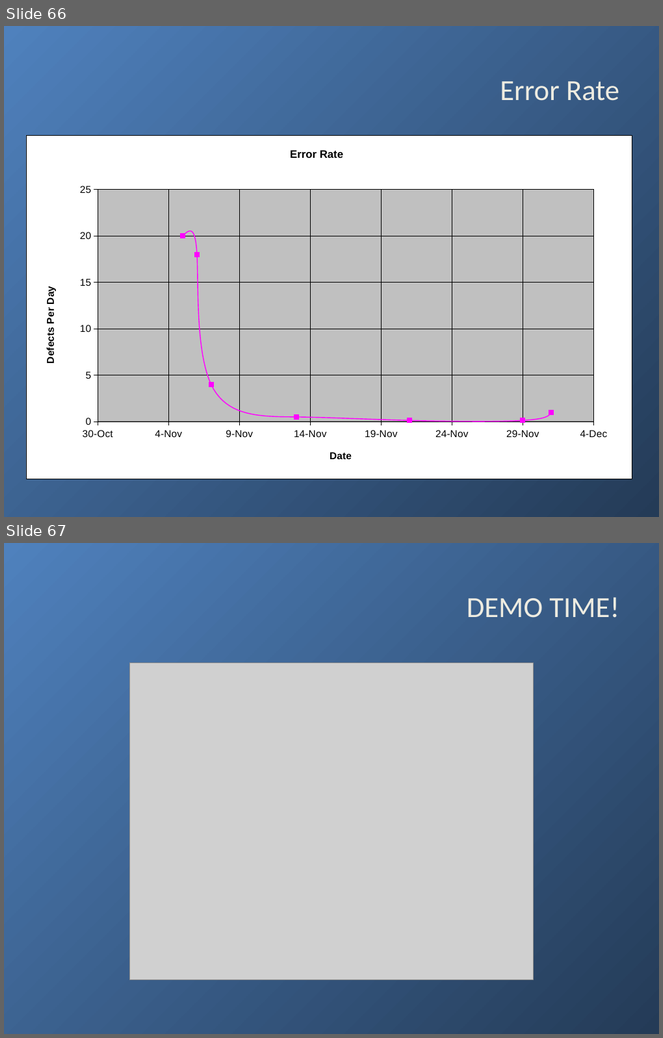
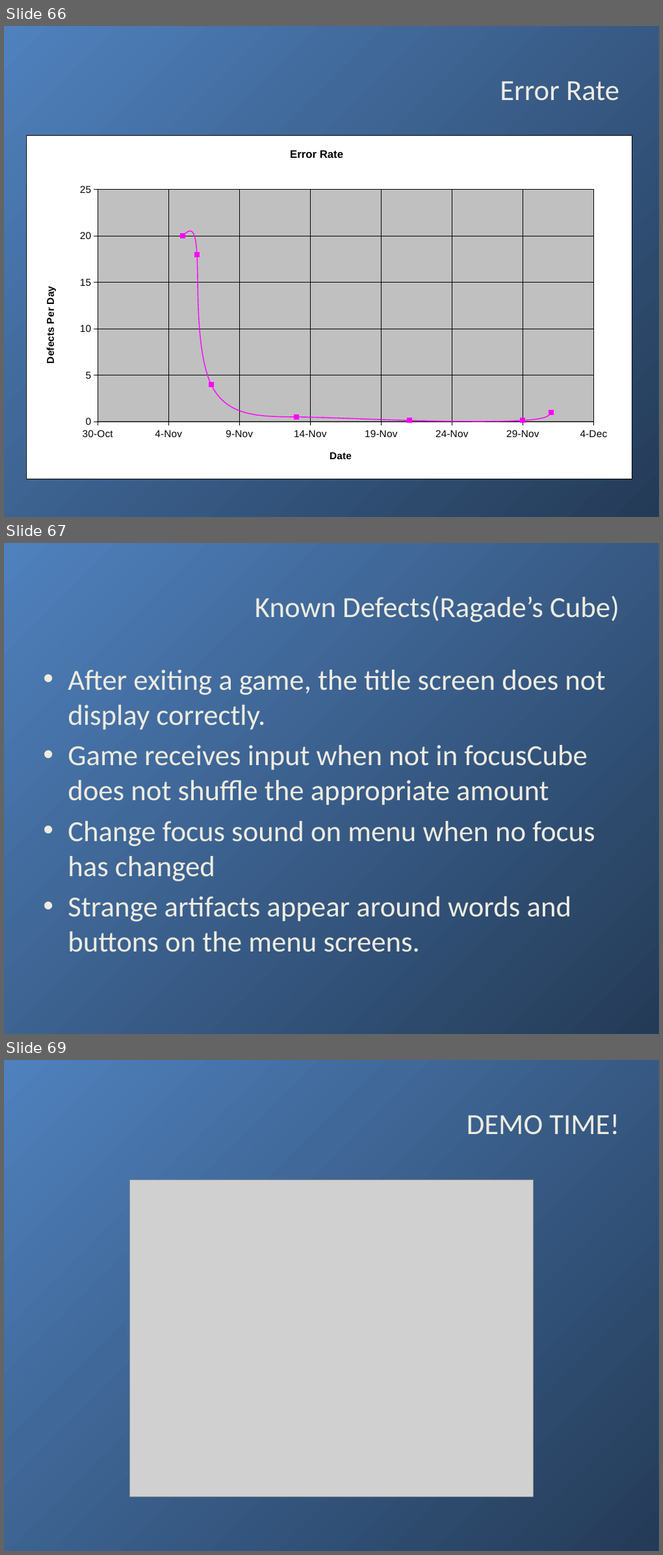
Before and after one commit to yeznasni/rubiks-cube-challenge, a slide deck: documentation/RCPres.pptx. Shown one above the other, each under a label of ours: slides 66 and 67 before the commit, slides 66, 67 and 69 after it; the slides between them are not shown. The pictures are 663x1038 and 663x1555 pixels, drawn with LibreOffice and Linux fonts; fonts in the diff are those of the drawing; grey boxes stand for pictures; background and template pictures are left out. Boxes give left, top, right and bottom in pixels: in the first picture for what was removed or moved away, otherwise in the second. Text is boxed around its words. In the diff, an @@ line names an element or a change of style, - is before the commit and + after.

Commit message:
Added a few slides.

```diff
--- a/documentation/RCPres.pptx
+++ b/documentation/RCPres.pptx
@@ slide 67 added at bbox=[4, 543, 659, 1034], background gradient #4F81BD to #395C87 @@
@@ title added at bbox=[255, 596, 620, 622], 32 pt, text #EEECE1 @@
+Known Defects(Ragade’s Cube)
@@ text added at bbox=[68, 670, 605, 953], 32 pt, text #EEECE1 @@
+• After exiting a game, the title screen does not display correctly.
+• Game receives input when not in focusCube does not shuffle the appropriate amount
+• Change focus sound on menu when no focus has changed
+• Strange artifacts appear around words and buttons on the menu screens.
@@ what was slide 67 is now slide 69 @@
```
Also in this commit, not shown: 1 other slide added.
